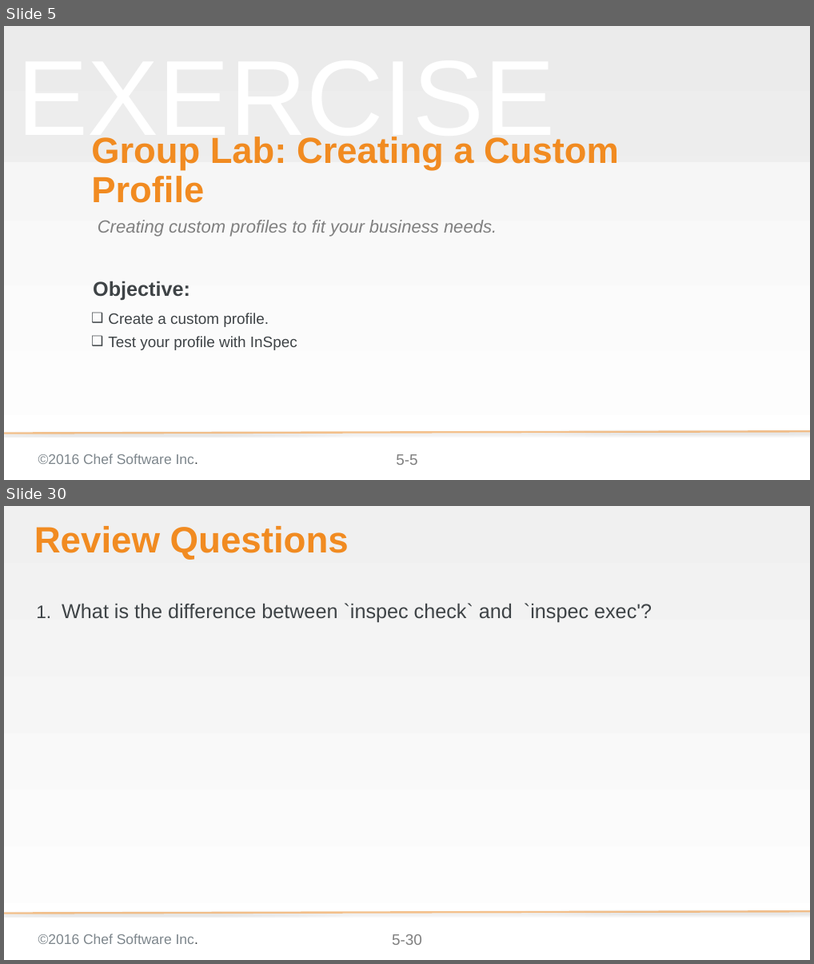
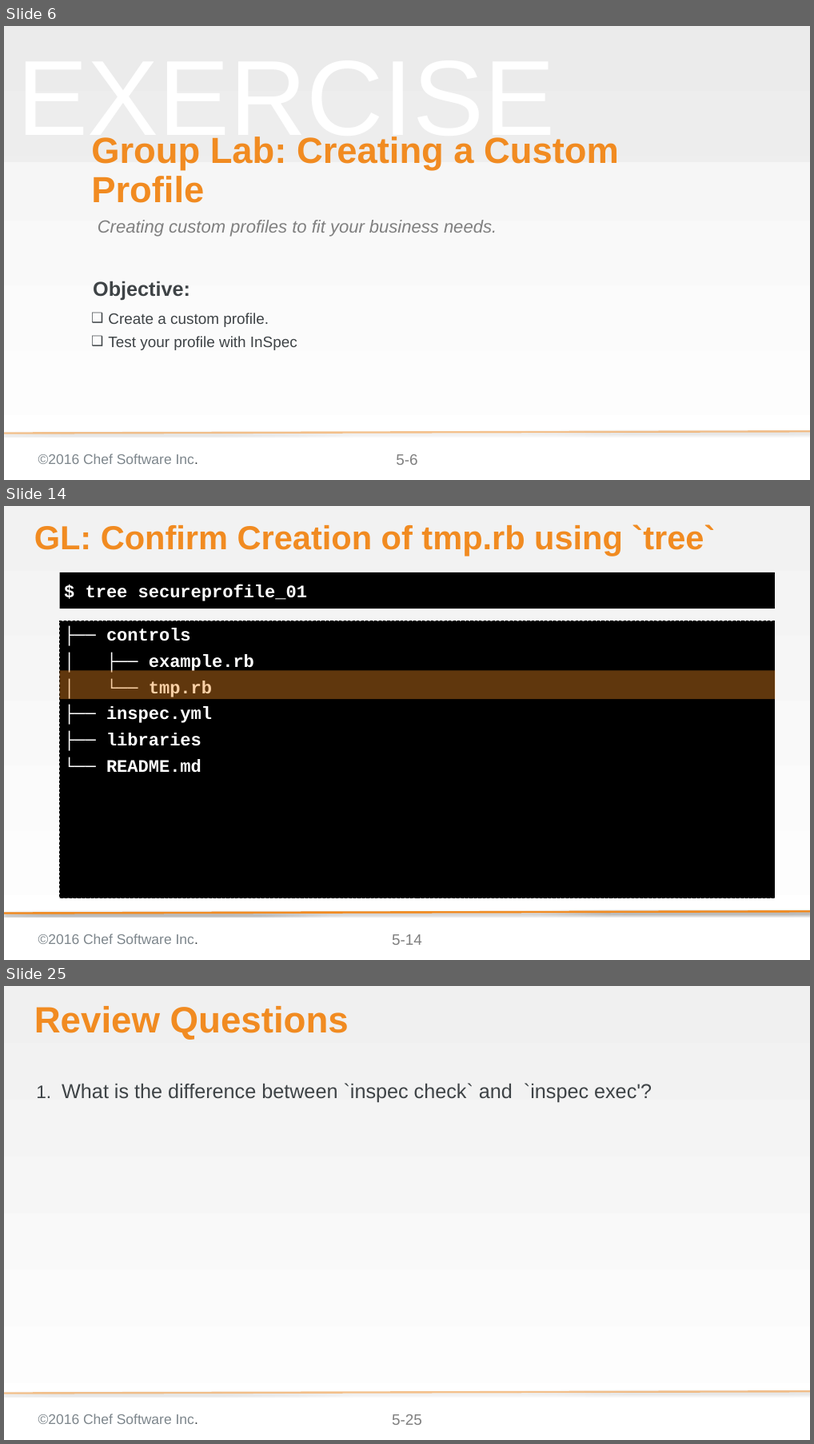
Before and after one commit to bchamby/chef-compliance-installation-configuration-operation, a slide deck: 05-creating-custom-profiles.pptx. Shown one above the other, each under a label of ours: slides 5 and 30 before the commit, slides 6, 14 and 25 after it; the slides between them are not shown. The pictures are 814x964 and 814x1444 pixels, drawn with LibreOffice and Linux fonts; fonts in the diff are those of the drawing; background and template pictures are left out. Boxes give left, top, right and bottom in pixels: in the first picture for what was removed or moved away, otherwise in the second. Text is boxed around its words. In the diff, an @@ line names an element or a change of style, - is before the commit and + after.

Commit message:
Rewrote 05-creating-custom-profiles to suppoet inspec 0.14.2. Still need to add the new profile upload procedure

```diff
--- a/05-creating-custom-profiles.pptx
+++ b/05-creating-custom-profiles.pptx
@@ slide 14 added at box(4, 506, 810, 960), background gradient #F2F2F2 to #FFFFFF; not listed: 3 template elements that a slide beside it also shows @@
@@ title added at box(34, 524, 715, 556), 52.8 pt, text #F18B21, bold @@
+GL: Confirm Creation of tmp.rb using `tree`
@@ text added at box(60, 572, 775, 608), fill #000000, 28 pt, text #FFFFFF, bold @@
+$ tree secureprofile_01
@@ text added at box(60, 620, 775, 897), fill #000000, outline #000000 1 pt dashed, 28 pt, text #FFFFFF, bold @@
+├── controls
+│ ├── example.rb
+│ └── tmp.rb
+├── inspec.yml
+├── libraries
+└── README.md
@@ rectangle added at box(60, 670, 775, 699), fill #F18B21 at 40% opacity @@
@@ line added from (810, 911) to (4, 913), #F18B21 3 pt @@
@@ what was slide 5 is now slide 6 @@
@@ what was slide 30 is now slide 25 @@
@@ page number at box(392, 1414, 422, 1424): text changed @@
-5-30
+5-25
```
Also in this commit, not shown: 4 slides changed, 15 other slides added, 21 slides removed.
